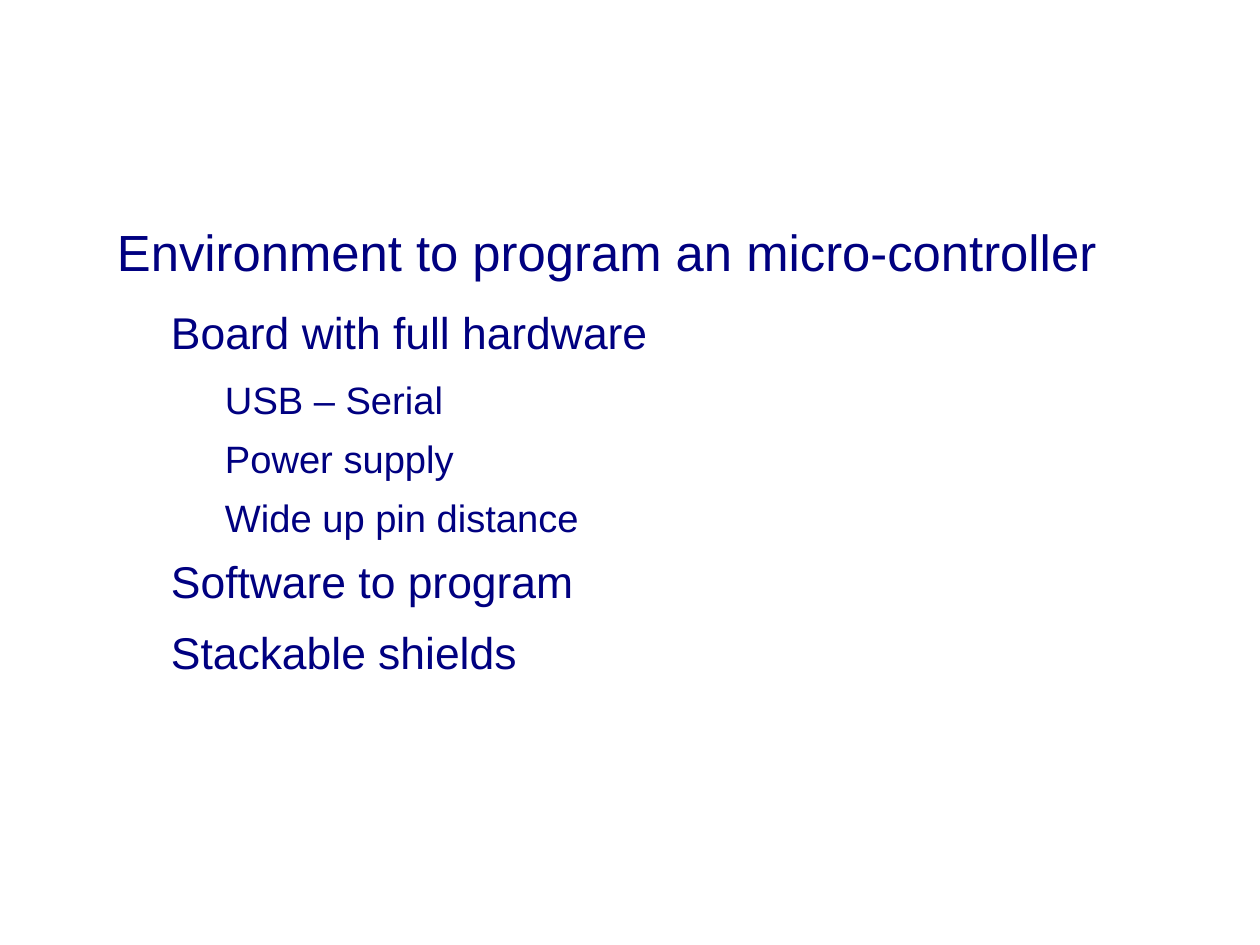
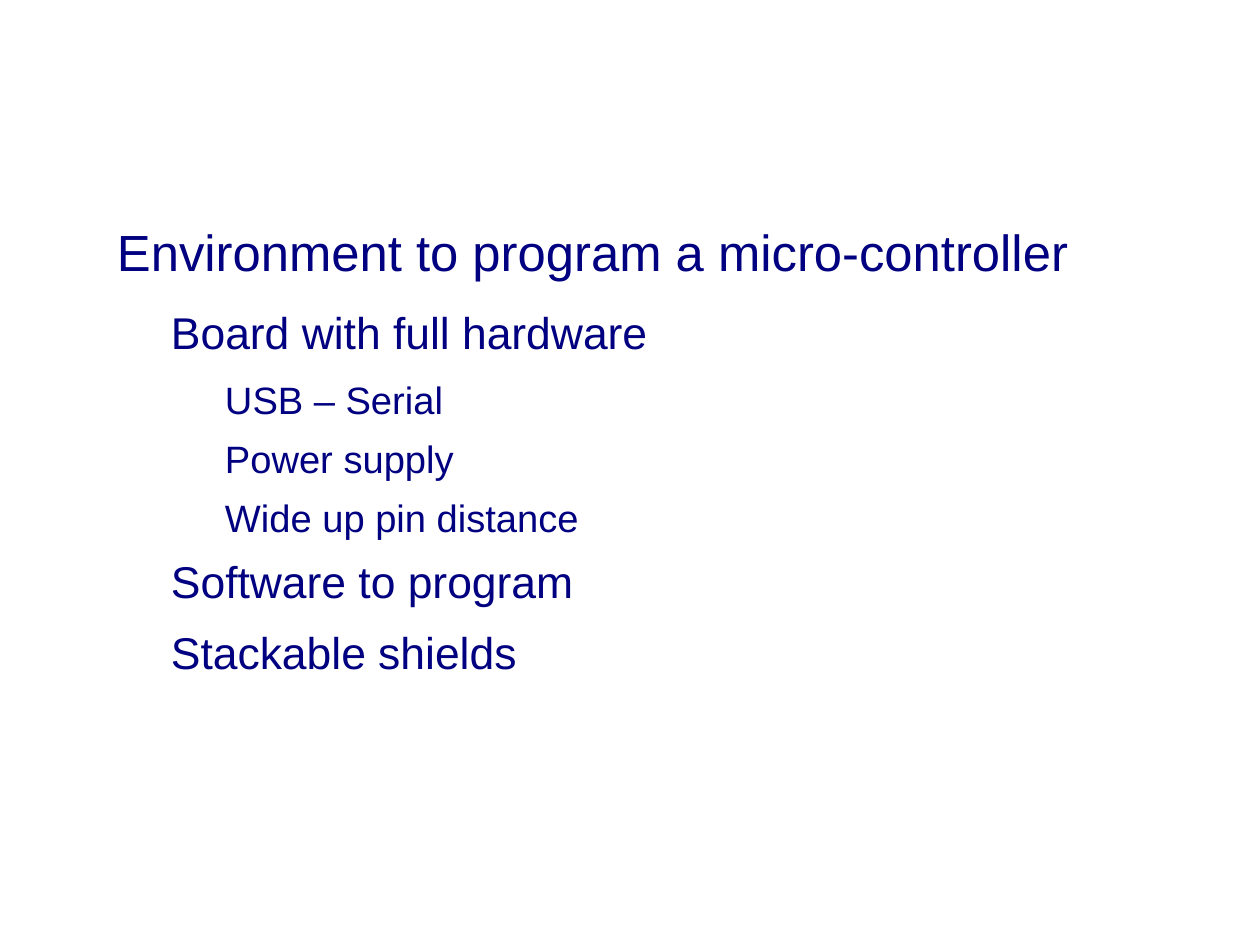
Before and after one commit to MrPerfekt/Car, a slide deck: slide 7 of doc/documents/Presentation/Presentation.odp (slide 8 before the commit). Drawn at 1260x945 pixels with LibreOffice and Linux fonts; fonts in the diff are those of the drawing; background and template pictures are left out. Boxes give left, top, right and bottom in pixels: in the first picture for what was removed or moved away, otherwise in the second. Text is boxed around its words. In the diff, an @@ line names an element or a change of style, - is before the commit and + after.

```diff
--- a/doc/documents/Presentation/Presentation.odp
+++ b/doc/documents/Presentation/Presentation.odp
@@ text at (x1=117, y1=234, x2=1068, y2=282): text changed @@
-● Environment to program an micro-controller
+● Environment to program a micro-controller
```
Also in this commit, not shown: 10 other slides changed, 1 slide added, 1 slide removed, 1 other file.
